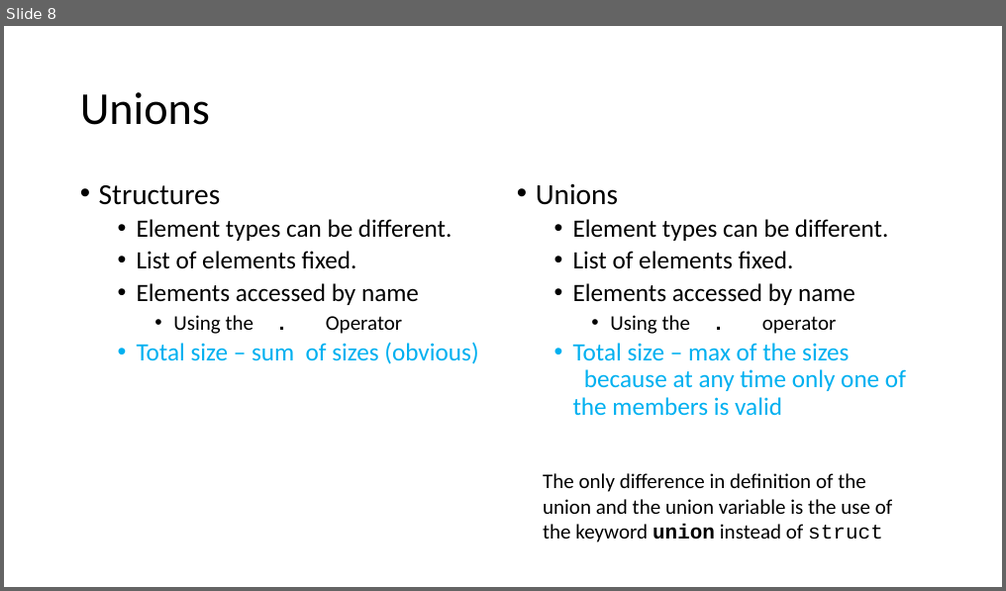
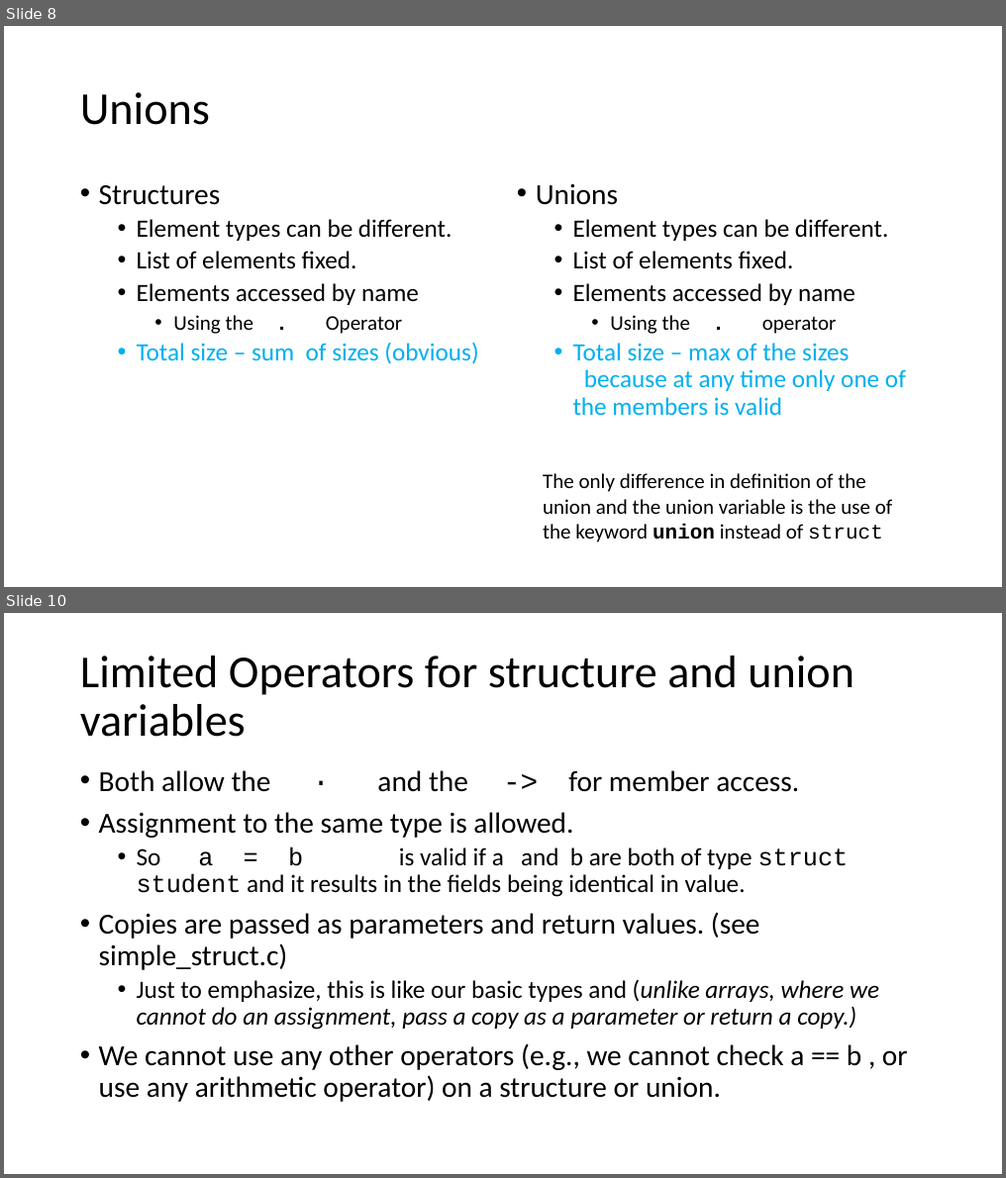
Before and after one commit to rbadrinath/FCP, a slide deck: slides/13-Structs-Unions.pptx. Shown one above the other, each under a label of ours: slide 8 before the commit, slides 8 and 10 after it; the slides between them are not shown. The pictures are 1006x591 and 1006x1178 pixels, drawn with LibreOffice and Linux fonts; fonts in the diff are those of the drawing. Boxes give left, top, right and bottom in pixels: in the first picture for what was removed or moved away, otherwise in the second. Text is boxed around its words. In the diff, an @@ line names an element or a change of style, - is before the commit and + after.

```diff
--- a/slides/13-Structs-Unions.pptx
+++ b/slides/13-Structs-Unions.pptx
@@ slide 10 added at box(4, 613, 1002, 1174), background #FFFFFF @@
@@ title added at box(80, 656, 854, 737), 44 pt, text #000000 @@
+Limited Operators for structure and union variables
@@ text added at box(99, 770, 908, 1102), 28 pt, text #000000 @@
+• Both allow the ∙ and the -> for member access.
+• Assignment to the same type is allowed.
+  • So a = b is valid if a and b are both of type struct student and it results in the fields being identical in value.
+• Copies are passed as parameters and return values. (see simple_struct.c)
+  • Just to emphasize, this is like our basic types and (unlike arrays, where we cannot do an assignment, pass a copy as a parameter or return a copy.)
+• We cannot use any other operators (e.g., we cannot check a == b , or use any arithmetic operator) on a structure or union.
```
Also in this commit, not shown: 1 slide changed.
